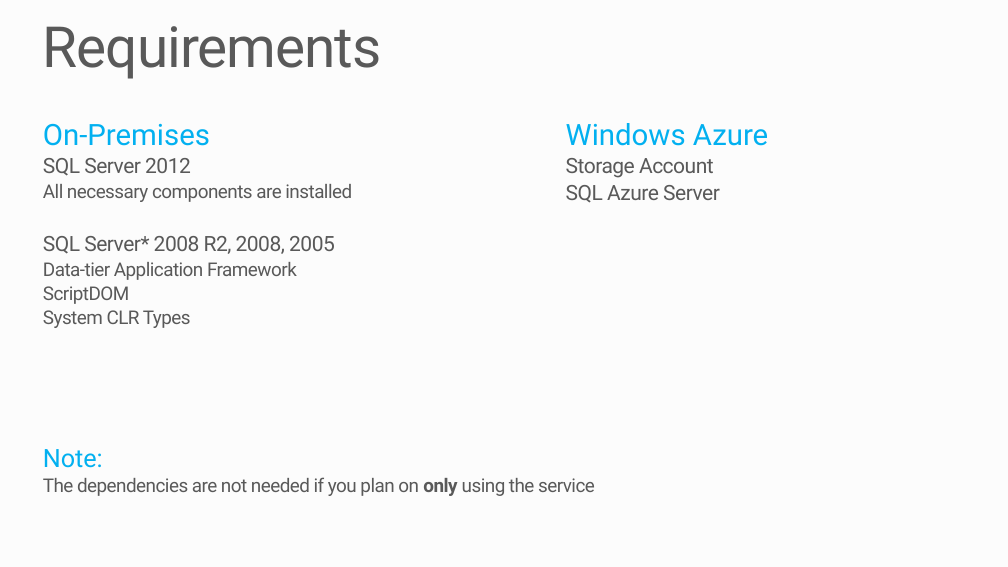
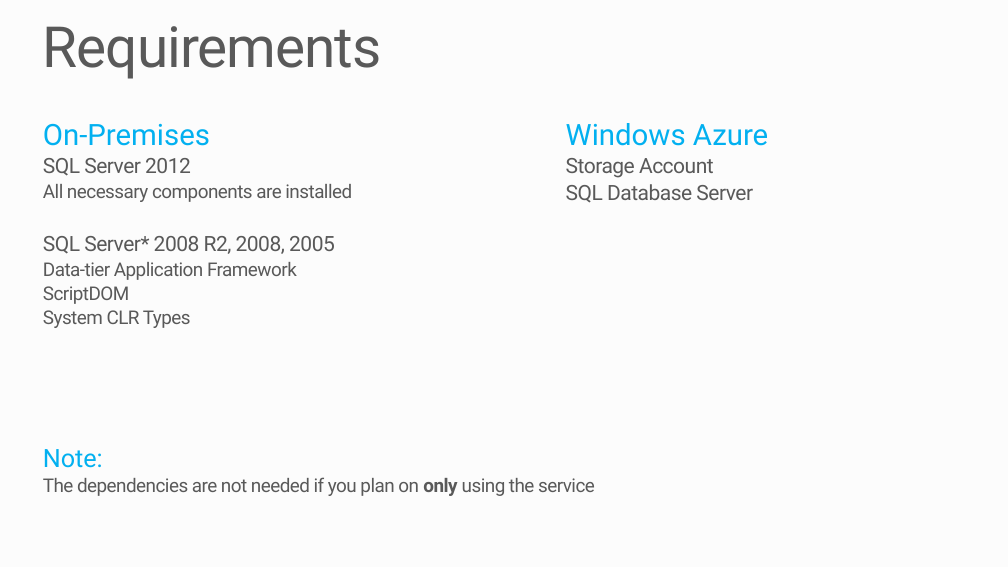
Before and after one commit to tanleittl/PRESENTATION-SQLDatabaseMigration, a slide deck: slide 9 of SQLDatabaseMigration.pptx. Drawn at 1008x567 pixels with LibreOffice and Linux fonts; fonts in the diff are those of the drawing; background and template pictures are left out. Boxes give left, top, right and bottom in pixels: in the first picture for what was removed or moved away, otherwise in the second. Text is boxed around its words. In the diff, an @@ line names an element or a change of style, - is before the commit and + after.

```diff
--- a/SQLDatabaseMigration.pptx
+++ b/SQLDatabaseMigration.pptx
@@ text at box(566, 184, 753, 203): text changed @@
-SQL Azure Server
+SQL Database Server
```
Also in this commit, not shown: 6 other slides changed, 5 slides added, 6 slides removed.
